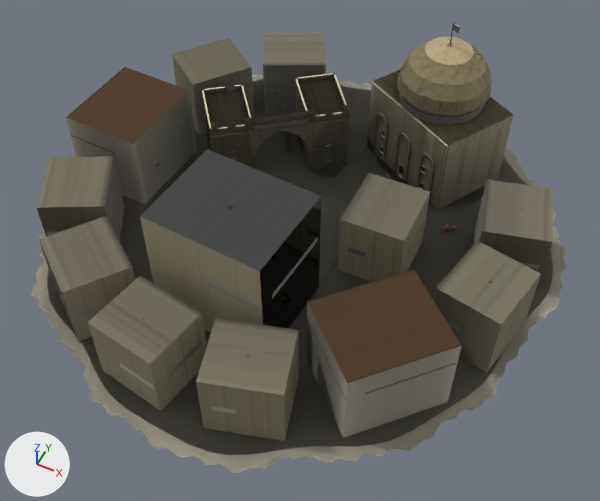
What one commit did to the glTF model src/assets/map/towns/gunpowder-town-medium-b-israelite.glb.
One viewpoint serves both versions: a camera (50 mm lens) standing at (2.89, -5.69, 6.78) and looking at (0.34, -0.6, 0.41). The lights are fixed; the arrows at lower left show +X, +Y and +Z. The first picture is the older version. Where no turn or scale is listed for an object, it has been applied to the vertices. Vertices at exactly the same position are counted once.
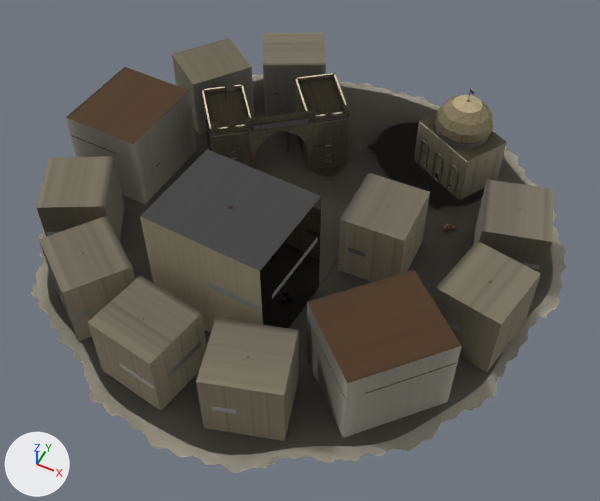
Where the change shows, as pixel boxes (x1, y1, x2, y2) in the pictures (600 x 501 px; the box of a moved part takes in the faces that stretch with it):
'Mesh_0', reshaped: before (31, 23, 566, 473); after (31, 47, 566, 473)
part 1 of me_mesh_0, moved or reshaped (not visible afterwards): before (376, 155, 484, 206)
part 2 of me_mesh_0, moved or reshaped (not visible afterwards): before (453, 24, 460, 34)
part 3 of me_mesh_0, moved or reshaped: before (393, 132, 411, 181); after (417, 140, 429, 169)
part 4 of me_mesh_0, moved or reshaped: before (416, 153, 435, 201); after (446, 165, 459, 195)
part 5 of me_mesh_0, moved or reshaped: before (400, 99, 483, 125); after (437, 133, 486, 148)
part 6 of me_mesh_0, moved or reshaped: before (397, 37, 492, 115); after (435, 95, 493, 143)
part 7 of me_mesh_0, added (brown): after (414, 121, 467, 200)
part 8 of me_mesh_0, added (brown): after (420, 112, 507, 200)
part 9 of me_mesh_0, added: after (436, 127, 489, 147)
part 10 of me_mesh_0, added: after (431, 152, 443, 182)
part 11 of me_mesh_0, deleted: before (372, 92, 485, 160)
part 12 of me_mesh_0, cut back: before (367, 70, 513, 210); after (470, 89, 475, 95)
part 13 of me_mesh_1, moved or reshaped (not visible afterwards): before (444, 144, 468, 205)
part 14 of me_mesh_1, moved or reshaped: before (375, 86, 386, 127); after (459, 156, 466, 182)
part 15 of me_mesh_1, rebuilt (not visible afterwards): before (378, 159, 485, 205)
part 16 of me_mesh_2, deleted: before (372, 86, 451, 206)
part 17 of me_mesh_2, cut back: before (444, 144, 485, 206); after (439, 137, 476, 186)

What the commit changed:
me_mesh_0 is used by ob_mesh_0; location (-3.078, 2.885, 0.0).
me_mesh_0 had 13870 vertices, 22853 faces and spanned x 0.0..6.05, y -5.93..0.0, z 0.0..1.95.
me_mesh_0 now has 13864 vertices, 22853 faces and spans x 0.0..6.05, y -5.93..0.0, z 0.0..1.36.
me_mesh_0 part 1: the loose piece of 101 vertices spanning x 3.29..4.8, y -1.85..-0.56, z 0.0..0.04 is scaled about its middle by 0.628, then moved by (0.3, 0.0, -0.01).
me_mesh_0 part 2: the loose piece of 8 vertices spanning x 4.05..4.14, y -1.26..-1.2, z 1.88..1.95 is scaled about its middle by (0.558, 0.565, 0.0891), then moved by (0.3, -0.35, -1.67), in mat_town.
me_mesh_0 part 3: the loose piece of 62 vertices spanning x 3.7..3.92, y -1.7..-1.55, z 0.08..0.7 is scaled about its middle by 0.628, then moved by (0.16, 0.29, -0.15).
me_mesh_0 part 4: the loose piece of 62 vertices spanning x 4.06..4.28, y -1.9..-1.76, z 0.08..0.7 is scaled about its middle by 0.628, then moved by (0.26, 0.23, -0.15).
me_mesh_0 part 5: the loose piece of 72 vertices spanning x 3.57..4.52, y -1.68..-0.73, z 1.01..1.17 is scaled about its middle by 0.628, then moved by (0.3, 0.0, -0.4).
me_mesh_0 part 6: the loose piece of 202 vertices spanning x 3.53..4.56, y -1.72..-0.69, z 1.17..1.7 is scaled about its middle by 0.628, then moved by (0.3, 0.0, -0.53).
me_mesh_0 part 7: a new loose piece of 168 vertices spanning x 3.84..4.56, y -1.67..-1.25, z 0.03..0.62, in mat_town.
me_mesh_0 part 8: a new loose piece of 108 vertices spanning x 3.84..4.85, y -1.66..-0.75, z 0.03..0.63, in mat_town.
me_mesh_0 part 9: a new loose piece of 96 vertices spanning x 4.04..4.65, y -1.51..-0.9, z 0.65..0.7, in mat_team.
me_mesh_0 part 10: a new loose piece of 62 vertices spanning x 4.13..4.26, y -1.51..-1.42, z 0.05..0.44, in mat_town.
me_mesh_0 part 11: 6 loose pieces with 242 vertices, spanning x 3.26..4.53, y -1.69..-0.49, z 0.03..1.11, are deleted.
me_mesh_0 part 12: 358 vertices removed from x 3.24..4.85, y -1.95..-0.48, z 0.03..1.01; 8 vertices added at x 4.35..4.4, y -1.24..-1.2, z 1.18..1.23.
Other edits to the shape of me_mesh_0 do not show in these pictures.
me_mesh_1 is used by ob_mesh_1; location (-3.078, 2.885, 0.0).
me_mesh_1 had 5356 vertices, 5012 faces and spanned x 0.0..6.05, y -5.93..0.0, z 0.0..1.95.
me_mesh_1 now has 5350 vertices, 5012 faces and spans x 0.0..6.05, y -5.93..0.0, z 0.0..1.3.
me_mesh_1 part 13: the loose piece of 18 vertices spanning x 4.4..4.85, y -1.93..-1.14, z 0.04..1.0 is scaled about its middle by 0.628, then moved by (0.09, 0.12, -0.19).
me_mesh_1 part 14: the loose piece of 47 vertices spanning x 3.24..4.38, y -1.95..-1.29, z 0.24..0.99 is scaled about its middle by 0.628, then moved by (0.39, 0.15, -0.23).
me_mesh_1 part 15: the loose piece of 35 vertices spanning x 3.3..4.79, y -1.86..-0.56, z 0.04 is rebuilt with 35 vertices and now spans x 3.88..4.82, y -1.62..-0.8, z 0.03.
Other edits to the shape of me_mesh_1 do not show in these pictures.
me_mesh_2 has 687 vertices, 626 faces and spans x 0.0..6.05, y -5.93..0.0, z 0.0..1.36.
me_mesh_2 is used by ob_mesh_2; location (-3.078, 2.885, 0.0).
me_mesh_2 part 16: 14 loose pieces with 48 vertices, spanning x 3.25..4.51, y -1.95..-0.56, z 0.0..1.17, are deleted.
me_mesh_2 part 17: 34 vertices removed from x 3.3..4.79, y -1.86..-0.55, z 0.0..0.89; 82 vertices added at x 3.85..4.82, y -1.67..-0.8, z 0.0..0.74.
